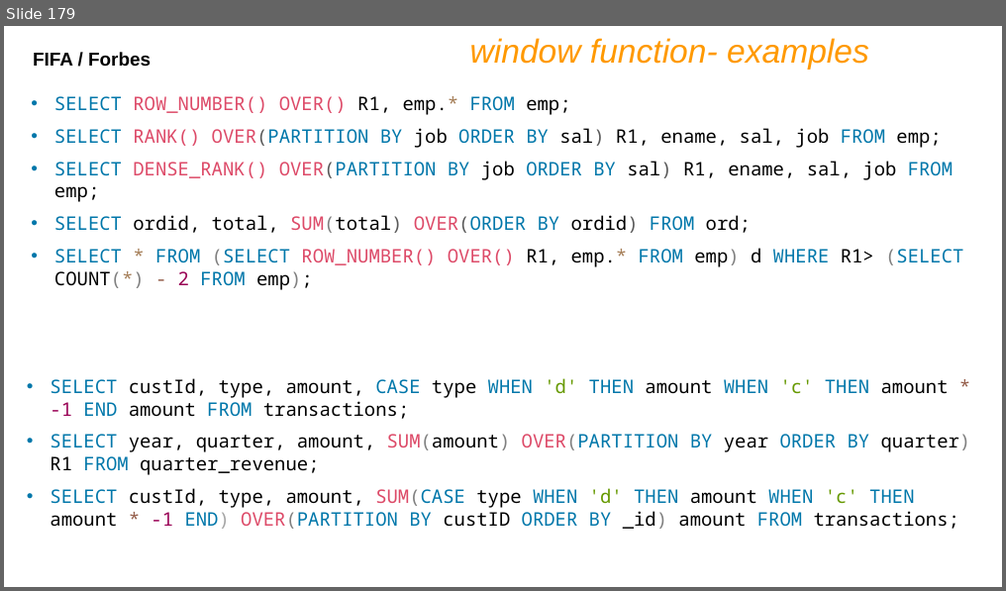
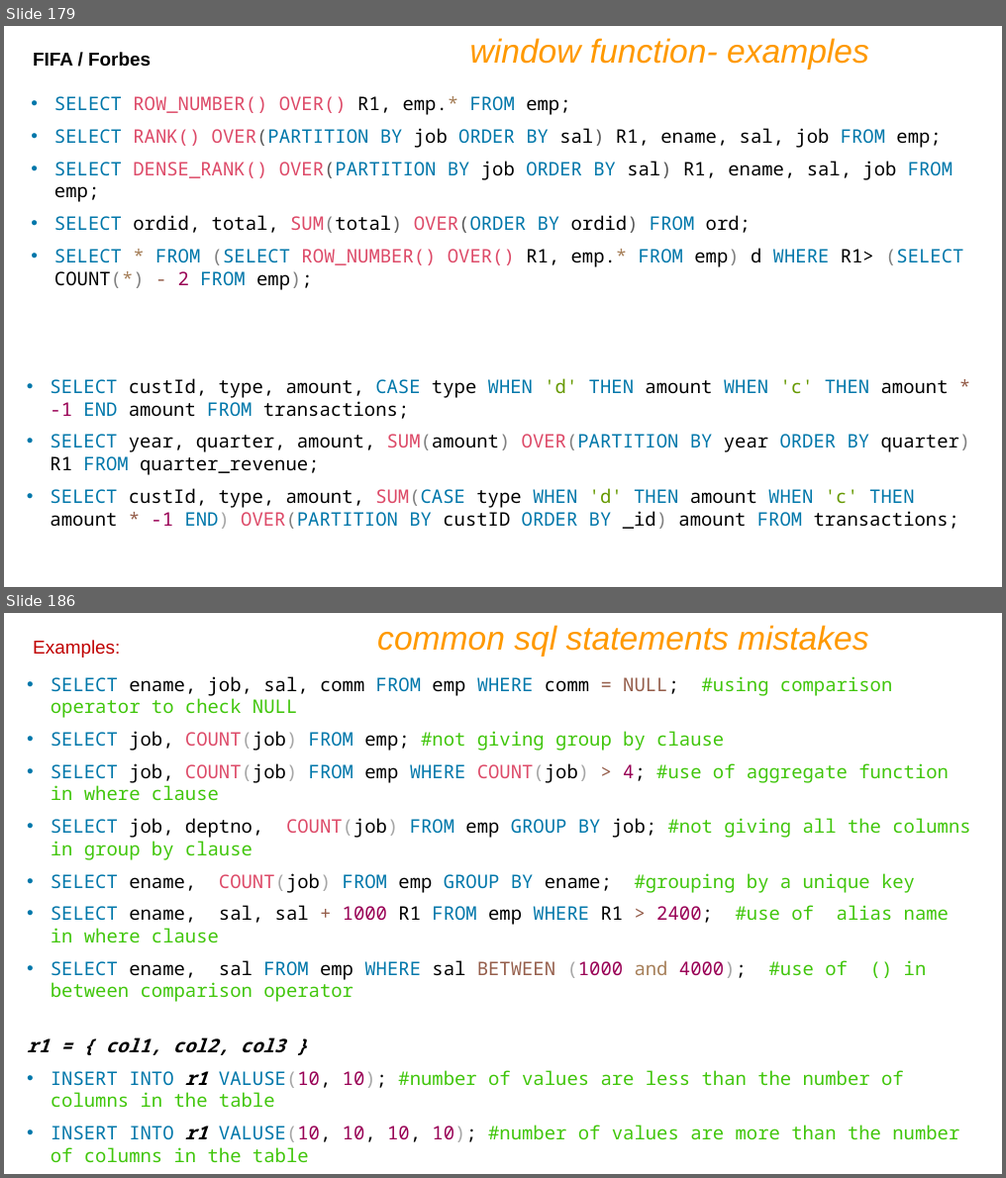
Before and after one commit to shubhamlokhande2147/CDAC-Buddy, a slide deck: DBT/IET MySQL PPT Ver9.pptx. Shown one above the other, each under a label of ours: slide 179 before the commit, slides 179 and 186 after it; the slides between them are not shown. The pictures are 1006x591 and 1006x1178 pixels, drawn with LibreOffice and Linux fonts; fonts in the diff are those of the drawing. Boxes give left, top, right and bottom in pixels: in the first picture for what was removed or moved away, otherwise in the second. Text is boxed around its words. In the diff, an @@ line names an element or a change of style, - is before the commit and + after.

```diff
--- a/DBT/IET MySQL PPT Ver9.pptx
+++ b/DBT/IET MySQL PPT Ver9.pptx
@@ slide 186 added at bbox=[4, 613, 1002, 1174], background #FFFFFF @@
@@ text added at bbox=[33, 640, 120, 658], 18 pt, text #C00000 @@
+Examples:
@@ text added at bbox=[377, 625, 869, 657], 32 pt, text #FF9900, italic @@
+common sql statements mistakes
@@ text added at bbox=[27, 676, 970, 1163], 18 pt, text #41C60C @@
+• SELECT ename, job, sal, comm FROM emp WHERE comm = NULL; #using comparison operator to check NULL
+• SELECT job, COUNT(job) FROM emp; #not giving group by clause
+• SELECT job, COUNT(job) FROM emp WHERE COUNT(job) > 4; #use of aggregate function in where clause
+• SELECT job, deptno, COUNT(job) FROM emp GROUP BY job; #not giving all the columns in group by clause
+• SELECT ename, COUNT(job) FROM emp GROUP BY ename; #grouping by a unique key
+• SELECT ename, sal, sal + 1000 R1 FROM emp WHERE R1 > 2400; #use of alias name in where clause
+• SELECT ename, sal FROM emp WHERE sal BETWEEN (1000 and 4000); #use of () in between comparison operator
+r1 = { col1, col2, col3 }
+• INSERT INTO r1 VALUSE(10, 10); #number of values are less than the number of columns in the table
+• INSERT INTO r1 VALUSE(10, 10, 10, 10); #number of values are more than the number of columns in the table
```
Also in this commit, not shown: 13 slides changed, 51 other slides added, 1 other file.
